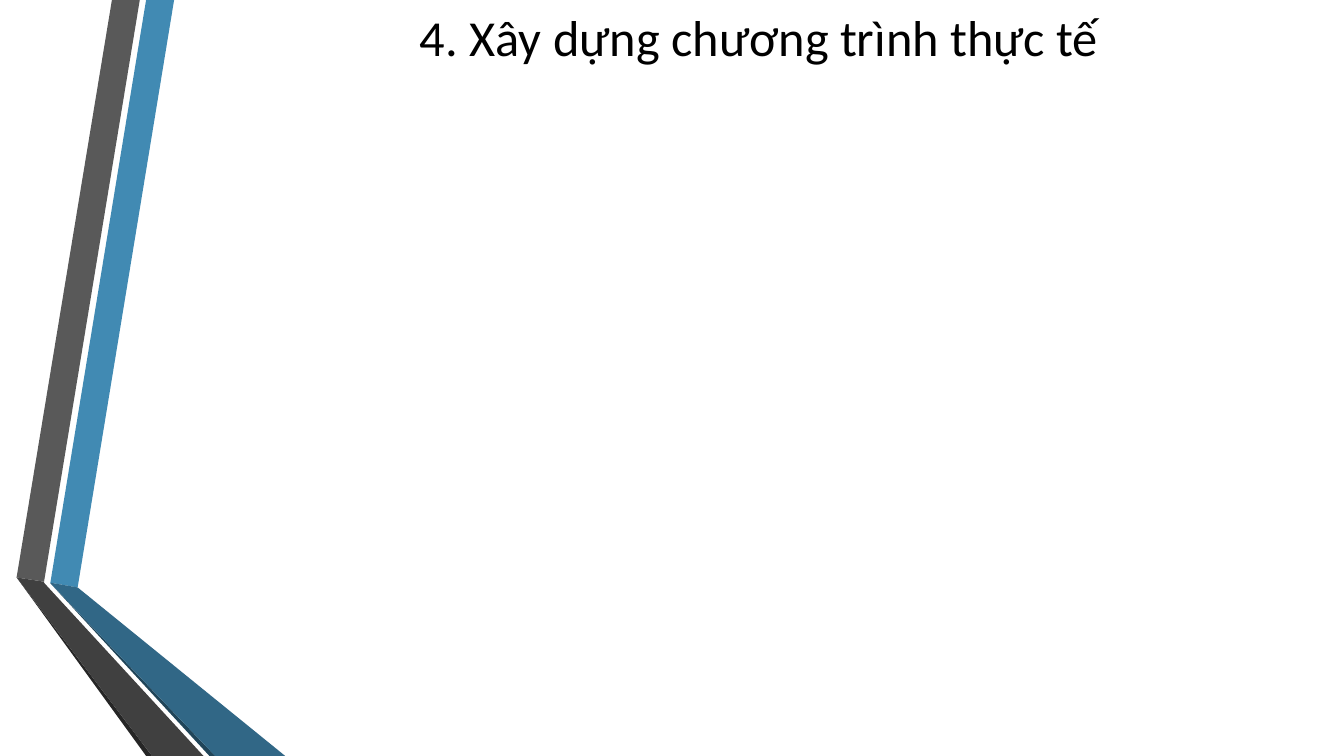
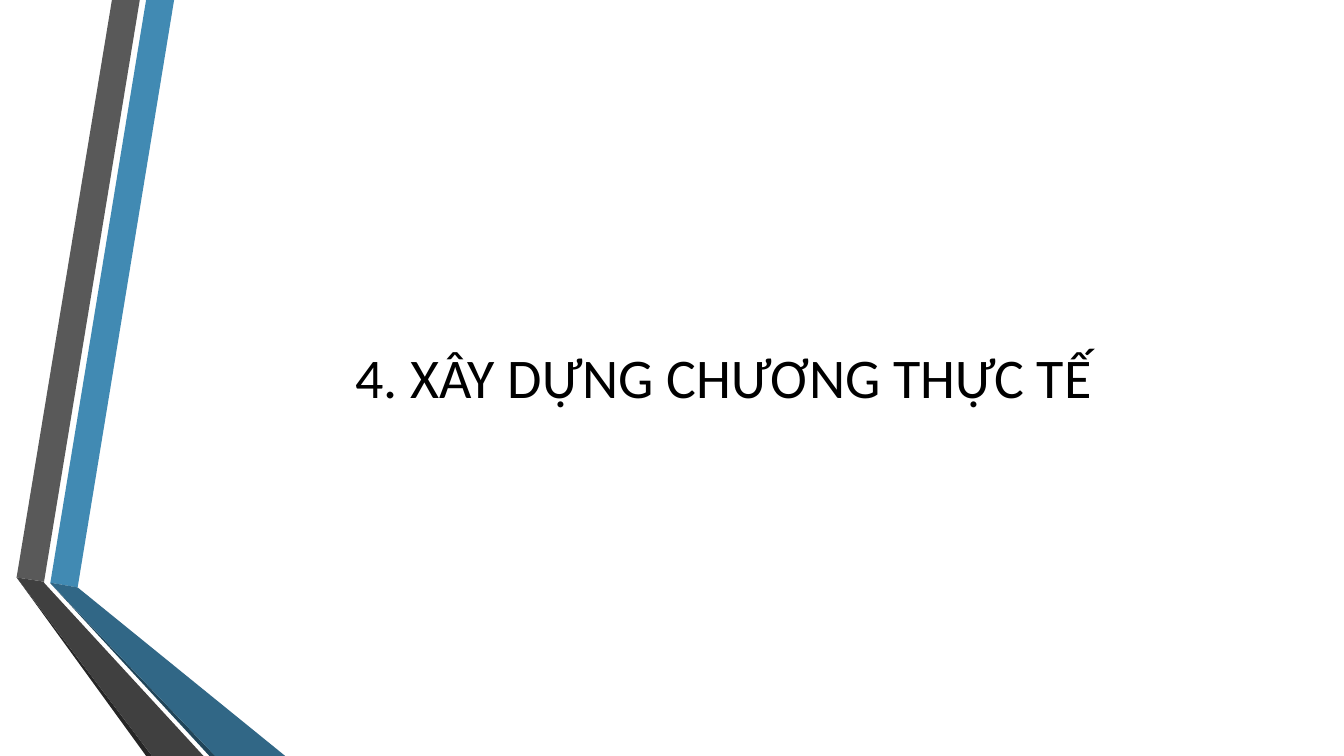
Before and after one commit to quoctrungdh/BaoCaoNCKH-April2016, a slide deck: slide 8 of SlideBaoCao.pptx (slide 7 before the commit). Drawn at 1344x756 pixels with LibreOffice and Linux fonts; fonts in the diff are those of the drawing; background and template pictures are left out. Boxes give left, top, right and bottom in pixels: in the first picture for what was removed or moved away, otherwise in the second. Text is boxed around its words. In the diff, an @@ line names an element or a change of style, - is before the commit and + after.

```diff
--- a/SlideBaoCao.pptx
+++ b/SlideBaoCao.pptx
@@ title at <box>355,351,1092,408</box>: text changed; size 36 to 40 pt @@
-4. Xây dựng chương trình thực tế
+4. XÂY DỰNG CHƯƠNG THỰC TẾ
```
Also in this commit, not shown: 4 other slides changed, 10 slides added, 10 other files.
